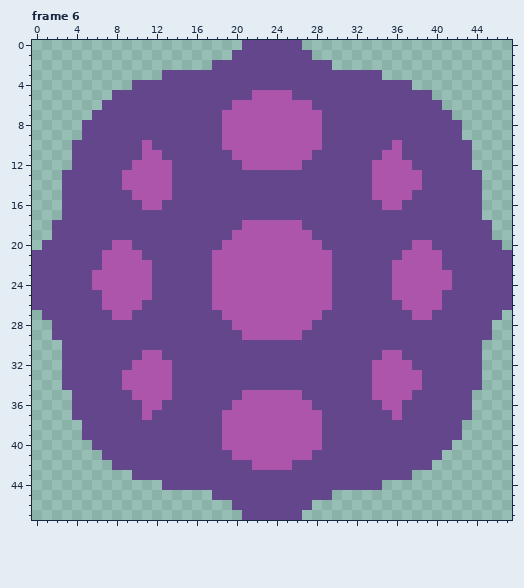
Pixel-art file, stored at images/npcs/enemy/mushroomMonster/poisonCloudAnimation.aseprite. This is how it looked before the edit.
48x48 pixels, 9 frames. Shown: frame 6. The commit also changed other frames, which this record leaves out.
Once edited:
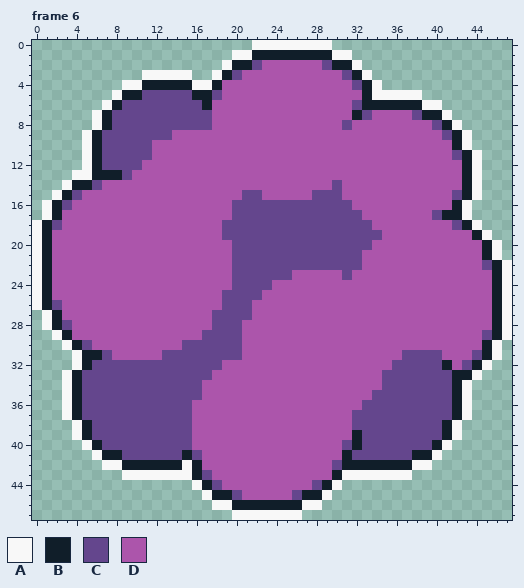
Palette (. is transparent): A #f8f8f8  B #101e29  C #64468d  D #ac55ab
What changed:
Changed rows in their new state; - is an unchanged pixel.
Frame 6:
first column x 0:
 0 ---------------------.AAAAAAAA------------------
 1 --------------------AABBBBBBBBAA----------------
 2 ------------------.ABB-DDDDDD-BBA---------------
 3 -----------AAAAA..AB-DDDDDDDDDD-BA.-------------
 4 ---------AABBBBBAABDDDDDDDDDDDDD-BA...----------
 5 --------ABB-----BB-DDD----DDDDDDDBAAAAA.--------
 6 -------AB--------BDD--------DDDD-BBBBBBAA-------
 7 ------AB----------D----------DDDB-DDDD-BBA------
 8 -----.AB----------D----------DD-DDDDDDDD-BA-----
 9 -----AB-------DDDDD----------DDDDDDDDDDDD-BA----
10 ----.AB----CDDDDDDD----------DDDDDDD-DDDDDBA----
11 ----.AB----C-DDDDDDD--------DDDDDDD--DDDDD-BA---
12 ----.AB---C---DDDDDDD------DDDDDDD----DDDDDBA---
13 ---.AABBBC----DDDDDDDDDDDDDDDDDDDD-----DDDDBA---
14 ---ABB-DD-----DDDDDDDDDDDDDDDD-DDD-----DDDDBA---
15 --AB-DDDDD----DDDDDDD--DDDDD---DDD----DDDD-BA---
16 -AB-DDDDDDD--DDDDDDD------------DDD--DDDDDBA.---
17 -ABDDDDDDDDDDDDDDDDD-------------DDDDDDD-BBA.---
18 AB-DDDDDDDDDDDDDDDD--CCCCCC-------DDDDDDDD-BA.--
19 ABDDDDDDDDDDDDDDDDD-CCCCCCCC-------DDDDDDDDDBA--
20 ABDDDDDD--DDDDDDDDD-CCCCCCCCC-----DDDD--DDDDDBA-
21 ABDDDDD----DDDDDDD--CCCCCCCCCC---DDDD----DDDDBA.
22 ABDDDDD-----DDDDDD--CCCCCCCCCC---DDD-----DDDD-BA
23 ABDDDD------DDDDDD--CCCCCC----D-DDDD------DDDDBA
24 ABDDDD------DDDDDD--CCCC------DDDDDD------DDDDBA
25 ABDDDDD-----DDDDDD-CCCC-------DDDDDD-----DDDDDBA
26 AB-DDDD----DDDDDDD-CCC--------DDDDDDD----DDDDDBA
27 -ABDDDDD--DDDDDDDD-CCC-------DDDDDDDDD--DDDDDDBA
28 -AB-DDDDDDDDDDDDDD--C-------DDDDDDDDDDDDDDDDDDBA
29 --ABDDDDDDDDDDDDD----------DDDDDDDDDDDDDDDDDD-BA
30 ---AB-DDDDDDDDD------DDDDDDDDDDDDDDDDDDDDDDDDBA-
31 ---.ABB-DDD----------DDDDDDDDDDDDDD------DDD-BA-
32 ---.AB----CCCC-----DDDDDDDDDDDDDDD--CC---BD-BA--
33 ---AB----CCCCC----DDDDDDDDDDDDDDDD-CCCC---BBA---
34 ---AB----CCCCC---DDDDDDDDDDDDDDDDD-CCCC---BA.---
35 ---AB-----CCCC---DDDD------DDDDDDDCCCC----BA----
36 ---AB------CC---DDDD--------DDDDD--CC-----BA----
37 ---AB------C----DDD----------DDD----C-----BA----
38 ----AB----------DDD----------DDD---------BA-----
39 ----AB----------DDD----------DDDB--------BA-----
40 -----AB---------DDD----------DD-B-------BA------
41 ------ABB------B-DDD--------DDDB------BBA-------
42 -------AABBBBBBABDDDDD----DDDD-BBBBBBBAA--------
43 ---------AAAAAAAB-DDDDDDDDDDDDBAAAAAAA----------
44 -------------...AB-DDDDDDDDD-BA....-------------
45 -----------------ABB-DDDDD-BBA------------------
46 ------------------AABBBBBBBAA-------------------
47 --------------------AAAAAAA---------------------
Changed places in both pictures, as pixel boxes (x1, y1, x2, y2):
changed: (32, 40, 512, 520)
